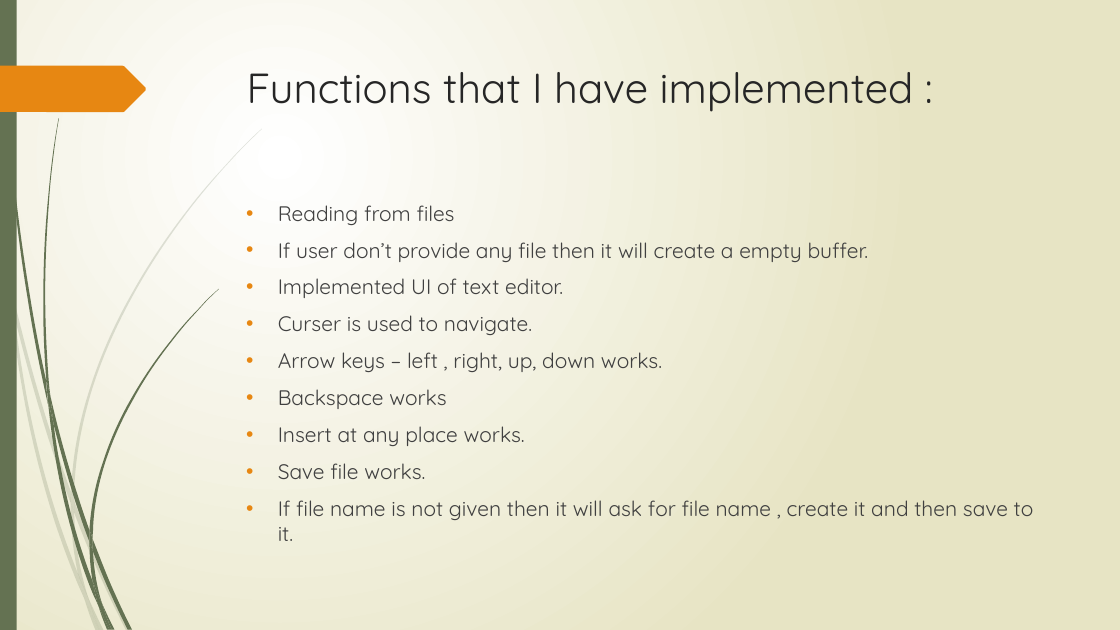
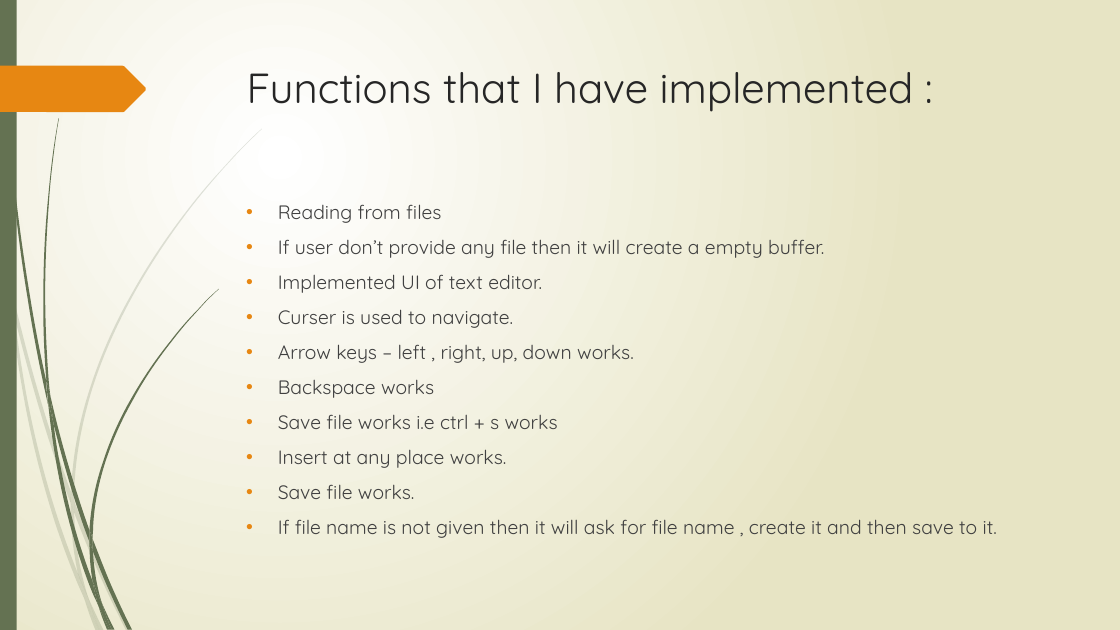
Before and after one commit to NikitaTipule/Text_editor, a slide deck: slide 6 of DATA STRUCTURE PROJECT – TEXT EDITOR.pptx. Drawn at 1120x630 pixels with LibreOffice and Linux fonts; fonts in the diff are those of the drawing. Boxes give left, top, right and bottom in pixels: in the first picture for what was removed or moved away, otherwise in the second. Text is boxed around its words. In the diff, an @@ line names an element or a change of style, - is before the commit and + after.

Commit message:
chore : ctrl+s (save file) works

```diff
--- a/DATA STRUCTURE PROJECT – TEXT EDITOR.pptx
+++ b/DATA STRUCTURE PROJECT – TEXT EDITOR.pptx
@@ text at bbox=[278, 204, 997, 538]: size 18 to 16.6 pt @@
@@ text at bbox=[278, 415, 558, 429]: paragraph added @@
+• Save file works i.e ctrl + s works
```
Also in this commit, not shown: 4 other files.
